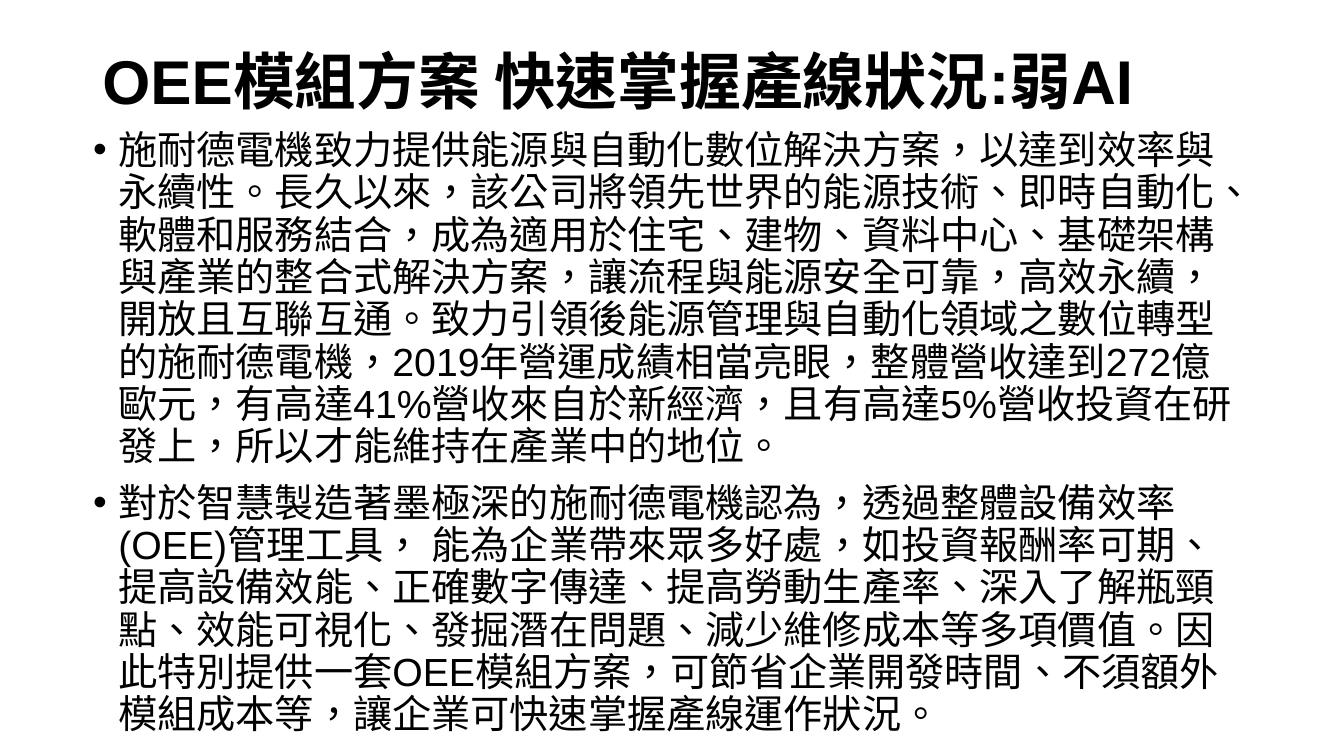
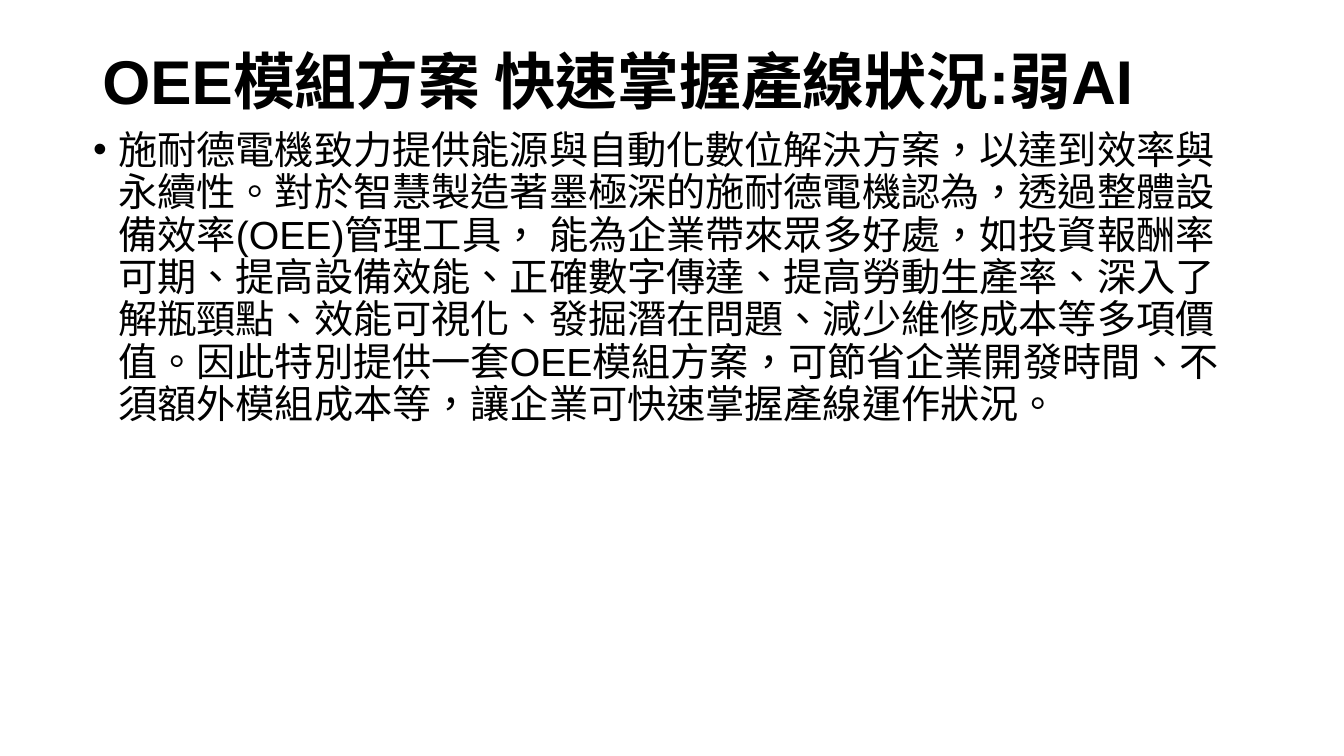
Before and after one commit to s10767004/AI, a slide deck: slide 4 of 0310.pptx. Drawn at 1344x756 pixels with LibreOffice and Linux fonts; fonts in the diff are those of the drawing. Boxes give left, top, right and bottom in pixels: in the first picture for what was removed or moved away, otherwise in the second. Text is boxed around its words. In the diff, an @@ line names an element or a change of style, - is before the commit and + after.

```diff
--- a/0310.pptx
+++ b/0310.pptx
@@ text at (118,131,1218,422): text changed @@
-• 施耐德電機致力提供能源與自動化數位解決方案，以達到效率與永續性。長久以來，該公司將領先世界的能源技術、即時自動化、軟體和服務結合，成為適用於住宅、建物、資料中心、基礎架構與產業的整合式解決方案，讓流程與能源安全可靠，高效永續，開放且互聯互通。致力引領後能源管理與自動化領域之數位轉型的施耐德電機，2019年營運成績相當亮眼，整體營收達到272億歐元，有高達41%營收來自於新經濟，且有高達5%營收投資在研發上，所以才能維持在產業中的地位。
-• 對於智慧製造著墨極深的施耐德電機認為，透過整體設備效率(OEE)管理工具， 能為企業帶來眾多好處，如投資報酬率可期、提高設備效能、正確數字傳達、提高勞動生產率、深入了解瓶頸點、效能可視化、發掘潛在問題、減少維修成本等多項價值。因此特別提供一套OEE模組方案，可節省企業開發時間、不須額外模組成本等，讓企業可快速掌握產線運作狀況。
+• 施耐德電機致力提供能源與自動化數位解決方案，以達到效率與永續性。對於智慧製造著墨極深的施耐德電機認為，透過整體設備效率(OEE)管理工具， 能為企業帶來眾多好處，如投資報酬率可期、提高設備效能、正確數字傳達、提高勞動生產率、深入了解瓶頸點、效能可視化、發掘潛在問題、減少維修成本等多項價值。因此特別提供一套OEE模組方案，可節省企業開發時間、不須額外模組成本等，讓企業可快速掌握產線運作狀況。
```
Also in this commit, not shown: 2 other slides changed.
